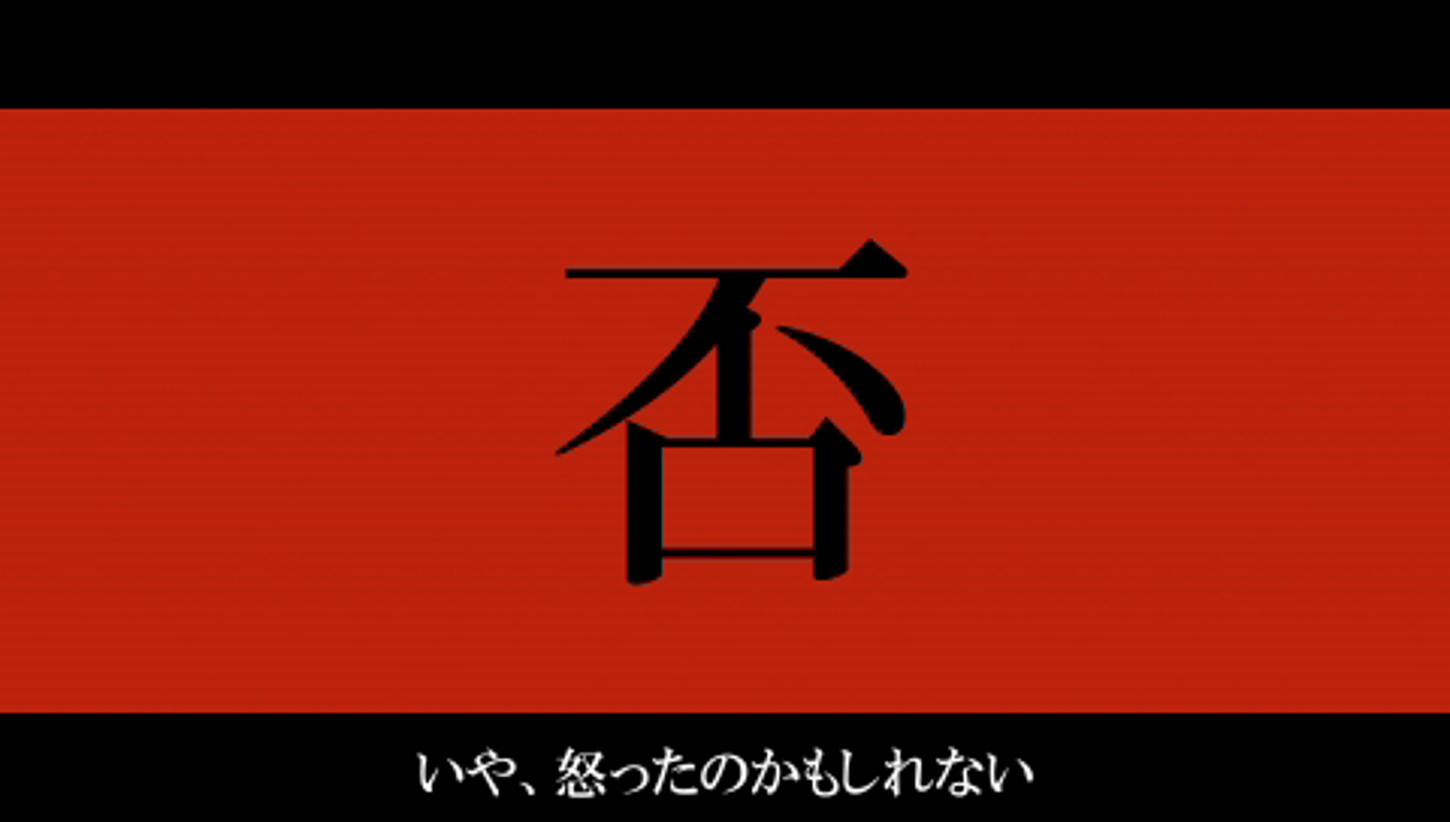
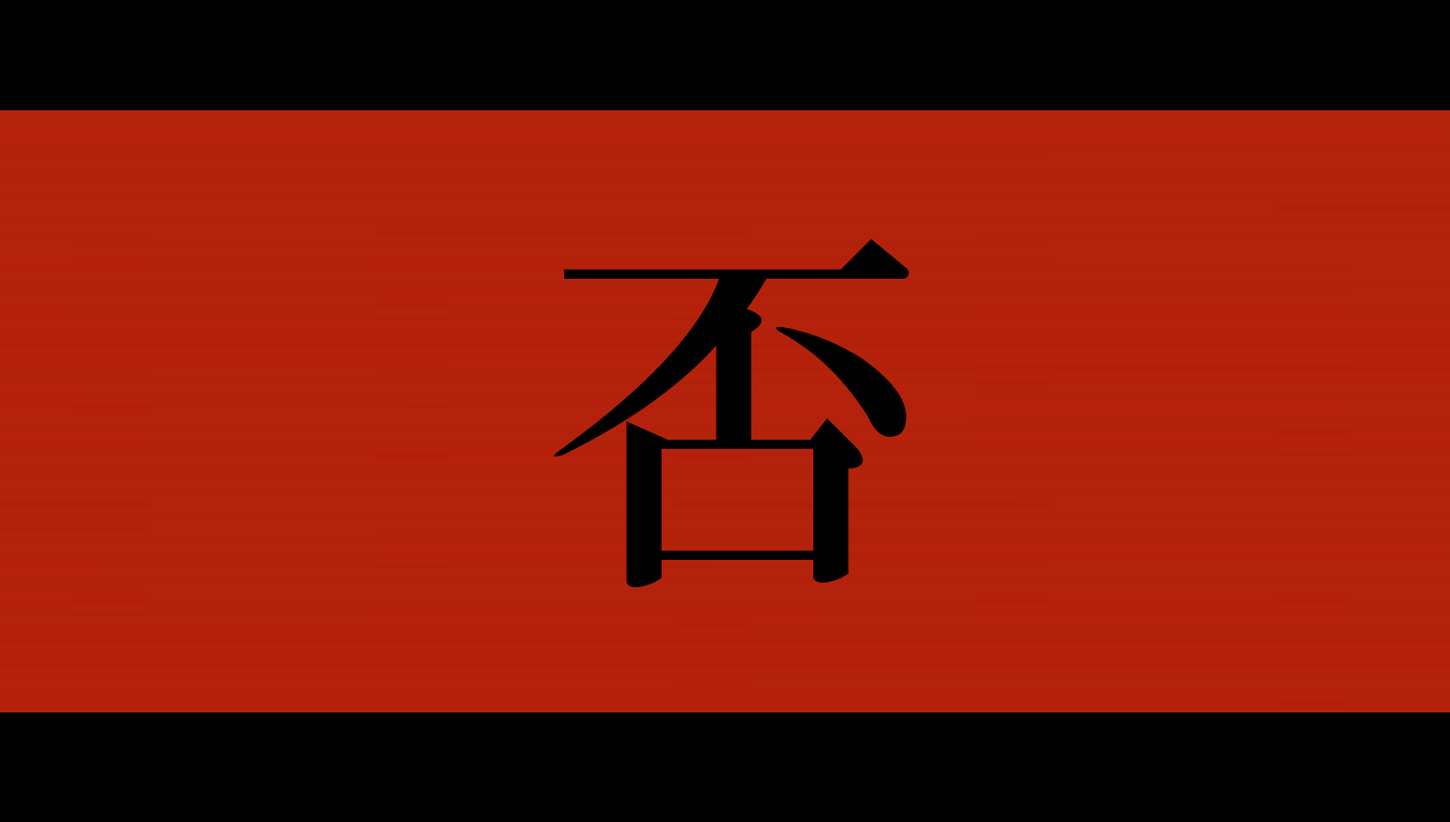
Layer changes from the first 1450x822 image to the second:
added layer "否" above "Layer 2" over <box>554,238,910,588</box>
showed "Layer 2" over <box>0,107,1450,799</box>
